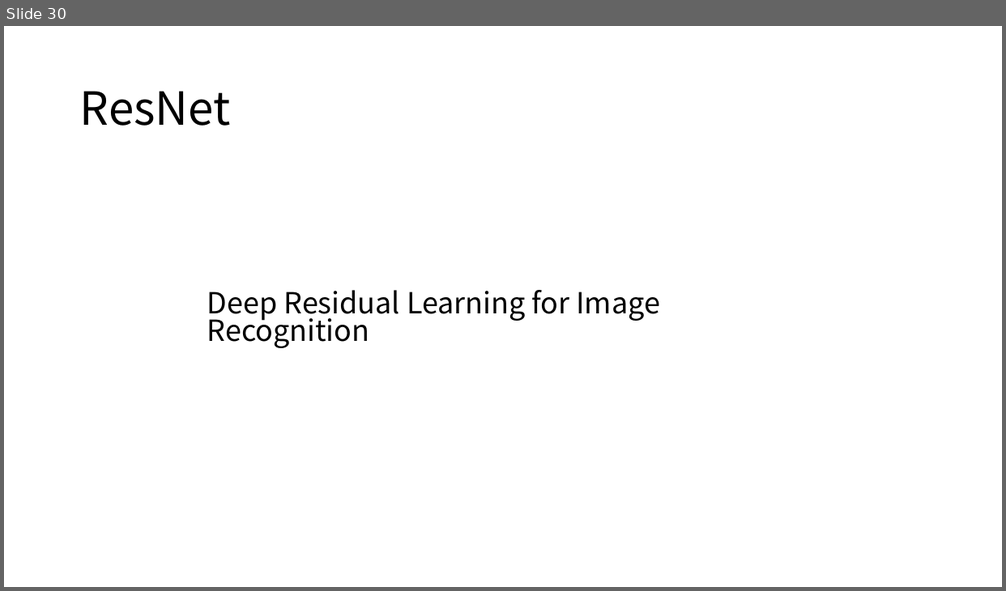
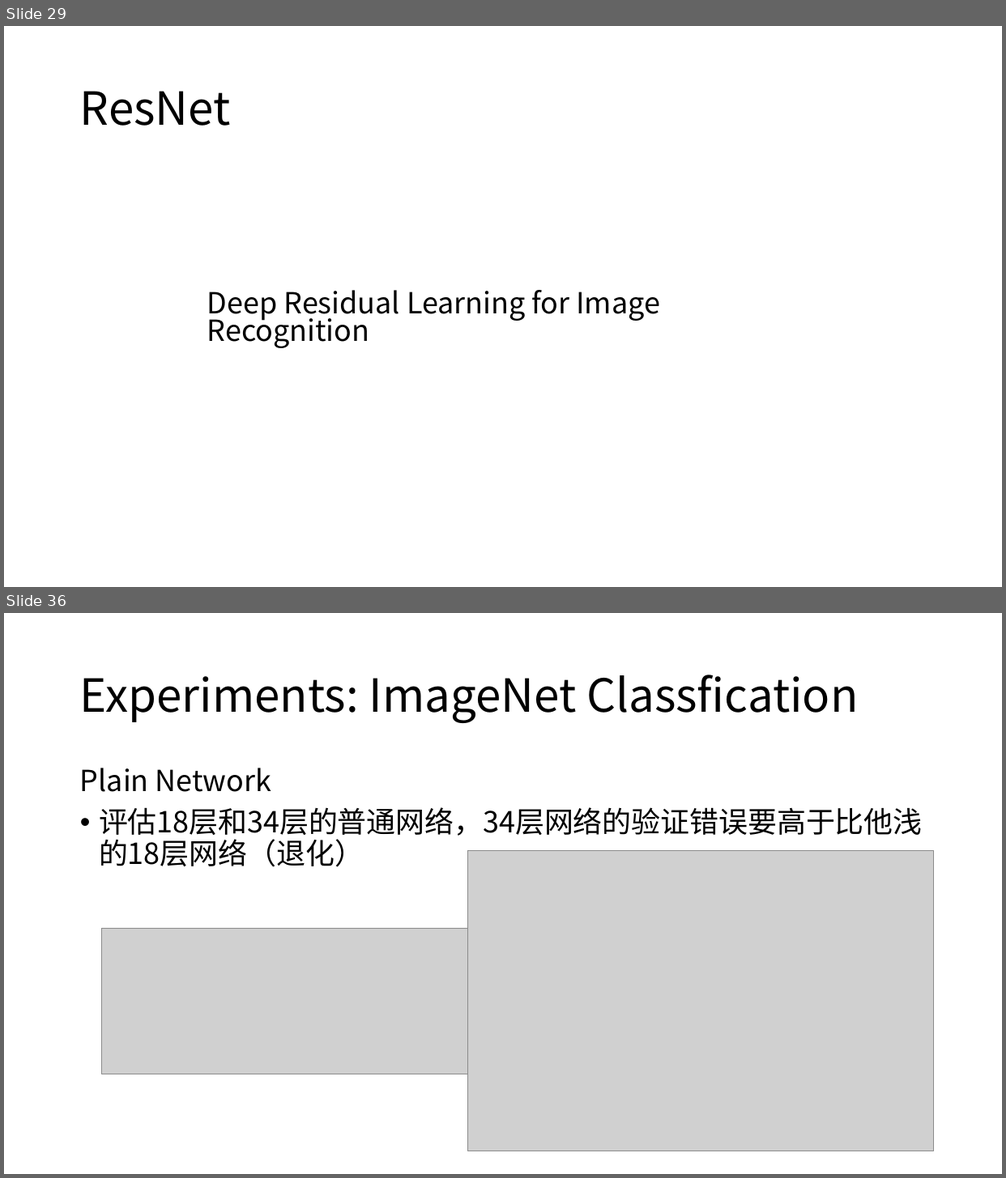
Before and after one commit to XianzhengWU/deeplearning_papernotes, a slide deck: 四篇论文笔记汇总.pptx. Shown one above the other, each under a label of ours: slide 30 before the commit, slides 29 and 36 after it; the slides between them are not shown. The pictures are 1006x591 and 1006x1178 pixels, drawn with LibreOffice and Linux fonts; fonts in the diff are those of the drawing; grey boxes stand for pictures. Boxes give left, top, right and bottom in pixels: in the first picture for what was removed or moved away, otherwise in the second. Text is boxed around its words. In the diff, an @@ line names an element or a change of style, - is before the commit and + after.

```diff
--- a/四篇论文笔记汇总.pptx
+++ b/四篇论文笔记汇总.pptx
@@ slide 36 added at bbox=[4, 613, 1002, 1174], background #FFFFFF @@
@@ title added at bbox=[80, 675, 858, 723], 44 pt, text #000000 @@
+Experiments: ImageNet Classfication
@@ text added at bbox=[80, 768, 923, 867], 28 pt, text #000000 @@
+Plain Network
+• 评估18层和34层的普通网络，34层网络的验证错误要高于比他浅的18层网络（退化）
@@ picture added at bbox=[468, 851, 934, 1152] @@
@@ picture added at bbox=[101, 928, 467, 1074] @@
@@ what was slide 30 is now slide 29 @@
```
Also in this commit, not shown: 2 slides changed, 13 other slides added, 6 slides removed, 1 other file.
